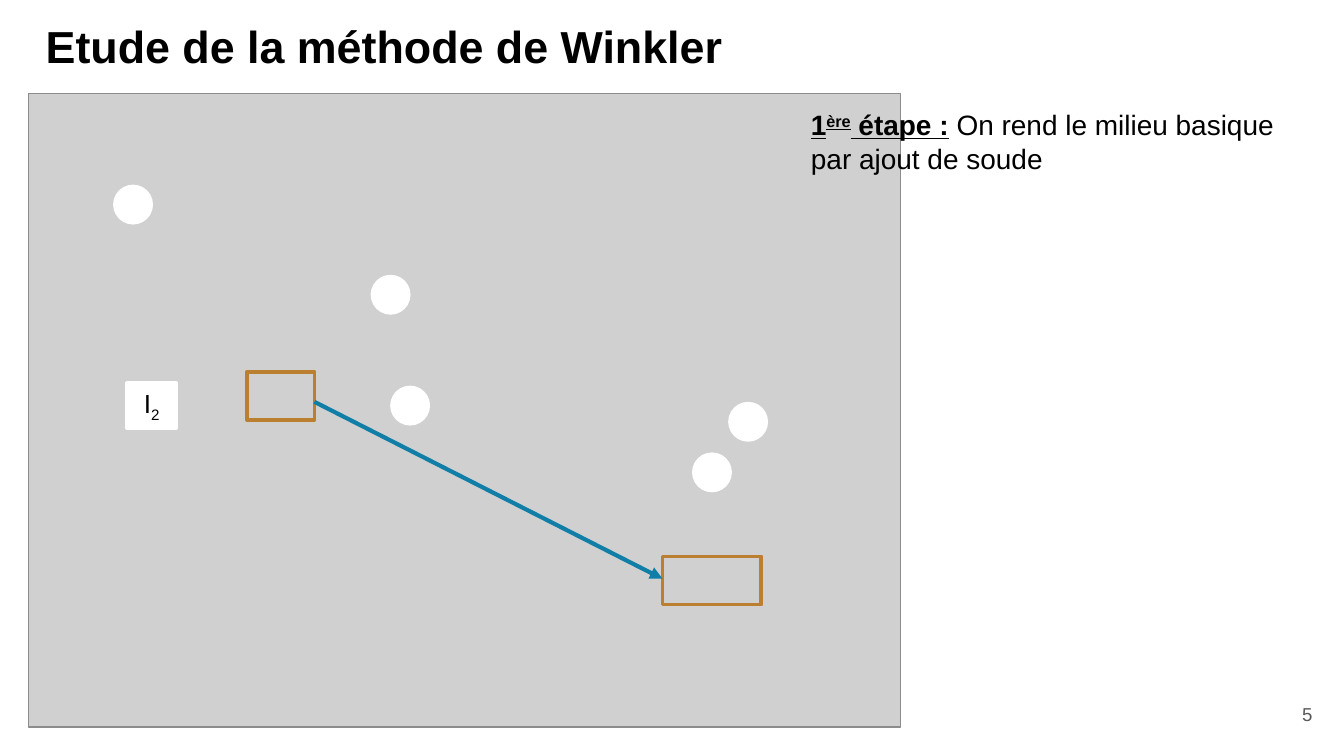
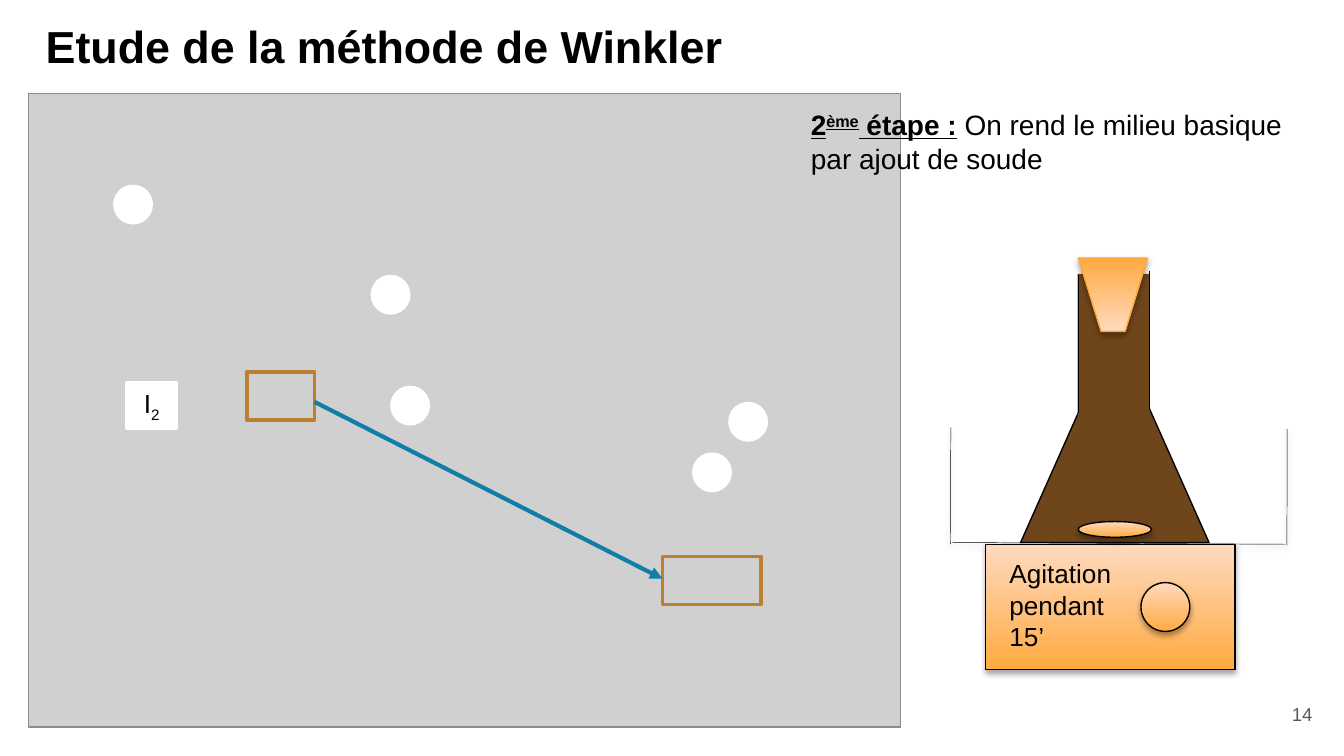
Before and after one commit to ChaponPhys/Agregation, a slide deck: slide 14 of Leçon chimie/LC 23/LC 23 - Diagramme potentiel-pH.pptx (slide 5 before the commit). Drawn at 1344x756 pixels with LibreOffice and Linux fonts; fonts in the diff are those of the drawing; grey boxes stand for pictures. Boxes give left, top, right and bottom in pixels: in the first picture for what was removed or moved away, otherwise in the second. Text is boxed around its words. In the diff, an @@ line names an element or a change of style, - is before the commit and + after.

Commit message:
Ajout

```diff
--- a/Leçon chimie/LC 23/LC 23 - Diagramme potentiel-pH.pptx
+++ b/Leçon chimie/LC 23/LC 23 - Diagramme potentiel-pH.pptx
@@ text at (811, 113, 1282, 174): text changed @@
-1ère étape : On rend le milieu basique par ajout de soude
+2ème étape : On rend le milieu basique par ajout de soude
@@ trapezoid added at (1078, 258, 1146, 332), fill gradient #FFAB40 to #FFDAC0, outline #FEA83A 0.75 pt @@
@@ rectangle added at (1078, 274, 1150, 480), fill #6F461B @@
@@ line added from (1078, 413) to (1078, 276), #000000 0.5 pt @@
@@ line added from (1149, 409) to (1149, 271), #000000 0.5 pt @@
@@ trapezoid added at (1020, 406, 1208, 542), fill #6F461B, outline #000000 0.75 pt @@
@@ line added from (950, 544) to (950, 427), #000000 0.25 pt @@
@@ line added from (1288, 546) to (1288, 429), #000000 0.25 pt @@
@@ ellipse added at (1078, 521, 1152, 538), fill gradient #FFAB40 to #FFDAC0, outline #000000 0.75 pt @@
@@ line added from (952, 543) to (1285, 544), #000000 0.25 pt @@
@@ rectangle added at (985, 544, 1235, 669), fill gradient #FFAB40 to #FFDAC0, outline #000000 0.75 pt @@
@@ text added at (1009, 564, 1111, 647), 14 pt, text #000000 @@
+Agitation pendant 15’
@@ ellipse added at (1141, 583, 1189, 632), fill gradient #FFAB40 to #FFDAC0, outline #000000 0.75 pt @@
@@ page number at (1292, 708, 1313, 721): text changed @@
-5
+14
```
Also in this commit, not shown: 7 other slides changed, 12 slides added, 1 slide removed, 39 other files.
